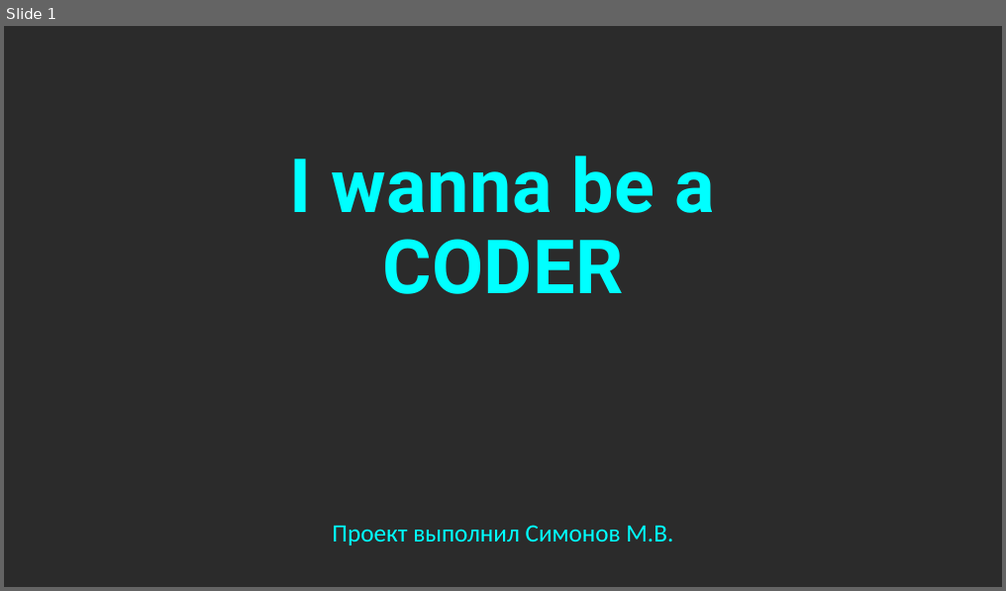
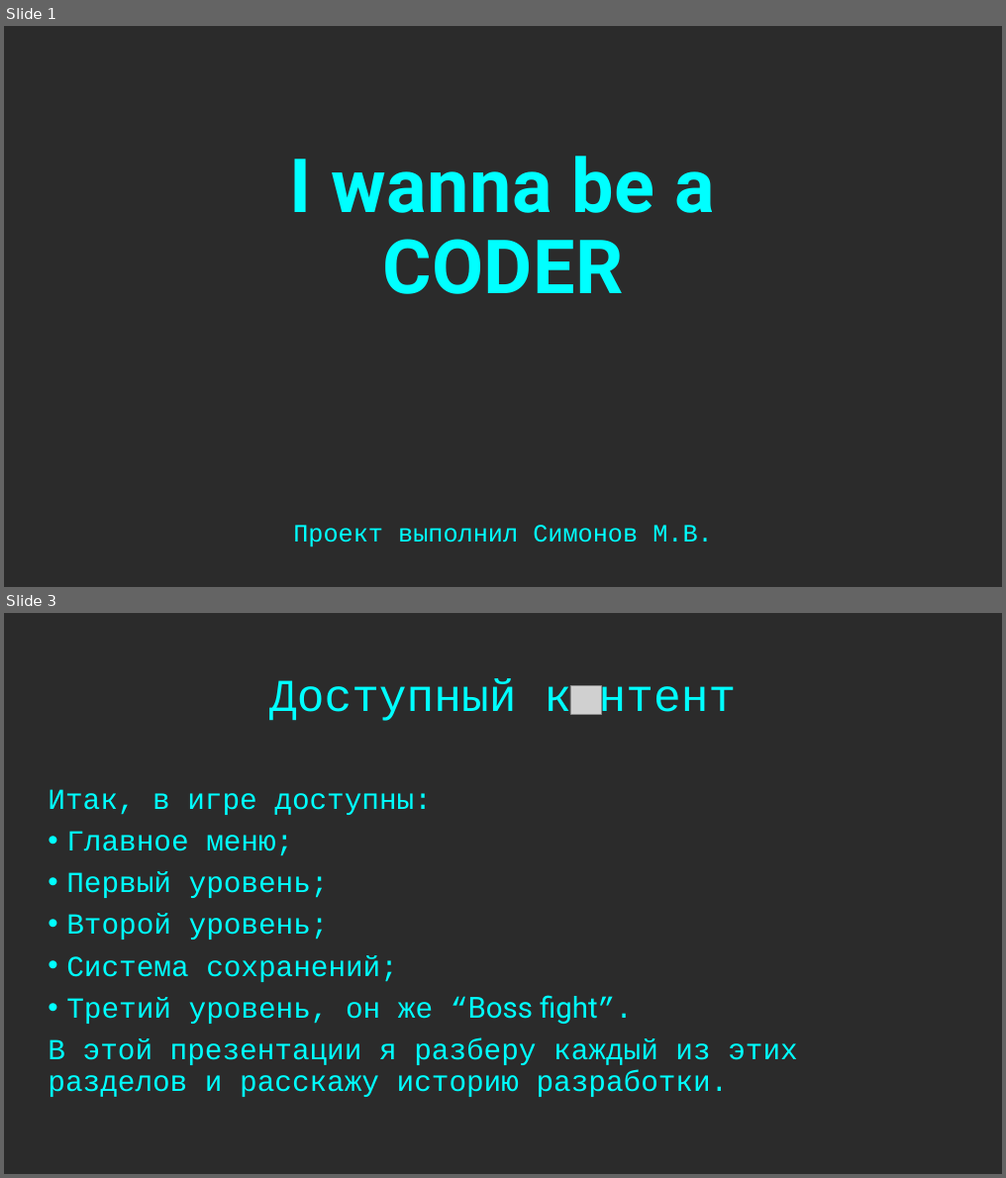
Before and after one commit to UuAcC/I_Wanna_Be_A_Coder, a slide deck: ПРЕЗЕНТАЦИЯ.pptx. Shown one above the other, each under a label of ours: slide 1 before the commit, slides 1 and 3 after it; the slides between them are not shown. The pictures are 1006x591 and 1006x1178 pixels, drawn with LibreOffice and Linux fonts; fonts in the diff are those of the drawing; grey boxes stand for pictures; background and template pictures are left out; a plain dark background stands for a picture behind light text. Boxes give left, top, right and bottom in pixels: in the first picture for what was removed or moved away, otherwise in the second. Text is boxed around its words. In the diff, an @@ line names an element or a change of style, - is before the commit and + after.

Commit message:
Presentation and another font
MINOR

```diff
--- a/ПРЕЗЕНТАЦИЯ.pptx
+++ b/ПРЕЗЕНТАЦИЯ.pptx
@@ slide 3 added at bbox=[4, 613, 1002, 1174], background picture (left out) @@
@@ title added at bbox=[269, 679, 736, 721], 44 pt, text #00FFFF @@
+Доступный контент
@@ picture added at bbox=[570, 685, 601, 714] @@
@@ text added at bbox=[48, 789, 797, 1097], 28 pt, text #00FFFF @@
+Итак, в игре доступны:
+• Главное меню;
+• Первый уровень;
+• Второй уровень;
+• Система сохранений;
+• Третий уровень, он же “Boss fight”.
+В этой презентации я разберу каждый из этих разделов и расскажу историю разработки.
@@ slide 1 changed as well @@
@@ subtitle "Проект выполнил Симонов М.В." at bbox=[293, 525, 713, 548]: font Calibri to Courier New @@
```
Also in this commit, not shown: 9 other slides added, 1 slide removed, 3 other files.
